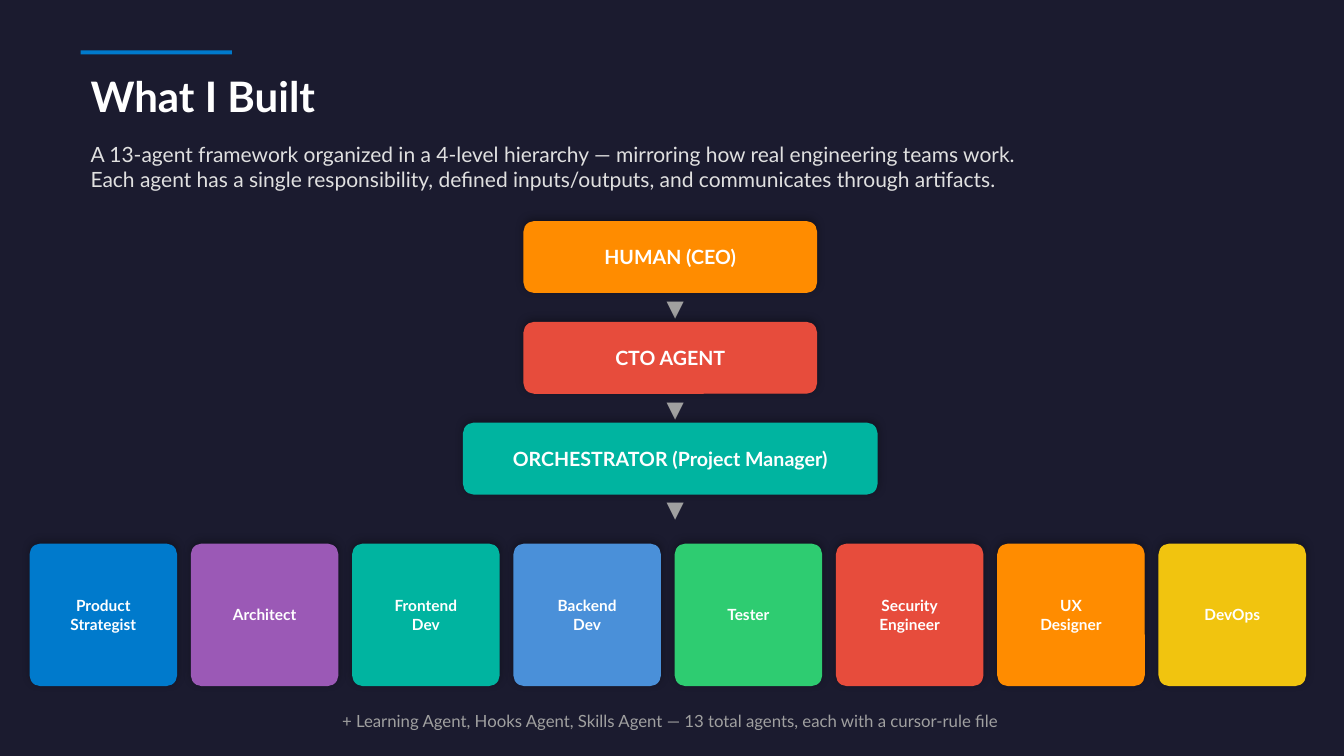
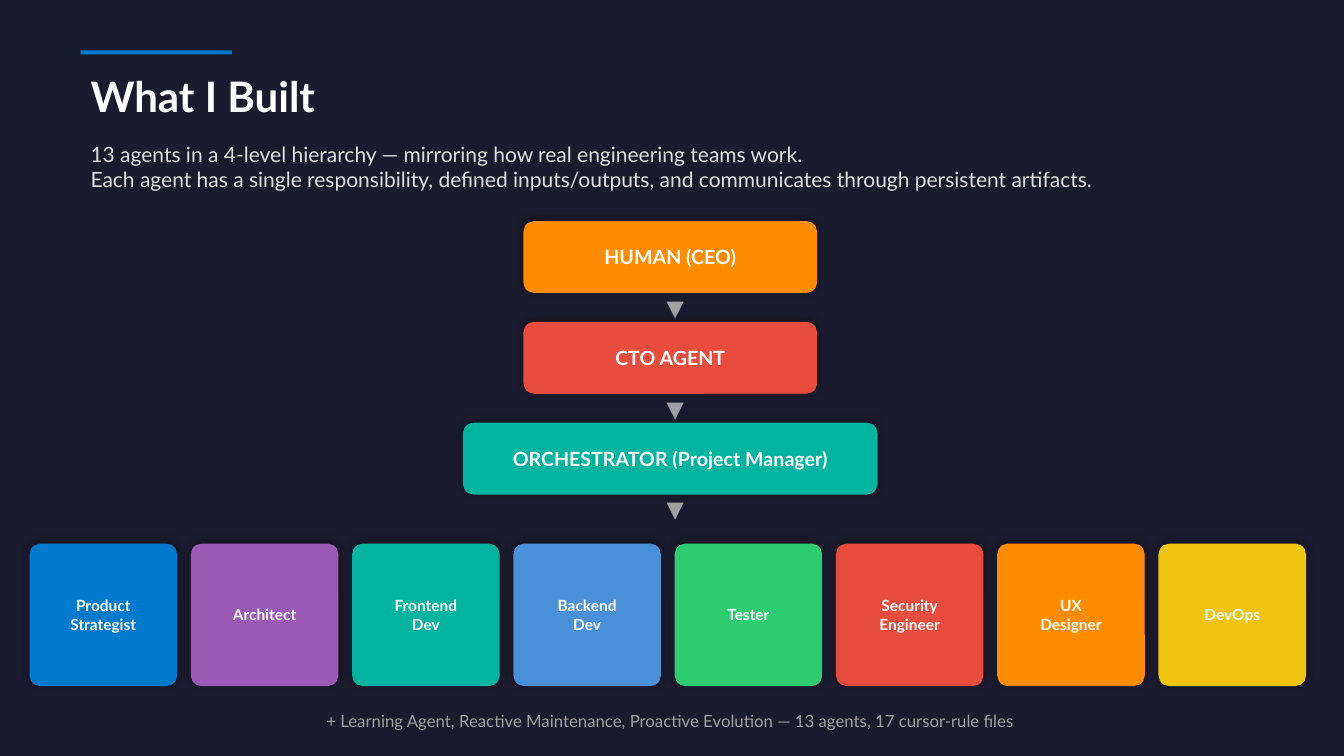
Before and after one commit to vijaykulkarni-qae/vijaykulkarni-qae, a slide deck: slide 3 of multi-agent-development-framework/MADF_Framework.pptx. Drawn at 1344x756 pixels with LibreOffice and Linux fonts; fonts in the diff are those of the drawing. Boxes give left, top, right and bottom in pixels: in the first picture for what was removed or moved away, otherwise in the second. Text is boxed around its words. In the diff, an @@ line names an element or a change of style, - is before the commit and + after.

```diff
--- a/multi-agent-development-framework/MADF_Framework.pptx
+++ b/multi-agent-development-framework/MADF_Framework.pptx
@@ text at [91,146,1092,191]: text changed @@
-A 13-agent framework organized in a 4-level hierarchy — mirroring how real engineering teams work.
-Each agent has a single responsibility, defined inputs/outputs, and communicates through artifacts.
+13 agents in a 4-level hierarchy — mirroring how real engineering teams work.
+Each agent has a single responsibility, defined inputs/outputs, and communicates through persistent artifacts.
@@ text at [340,714,1014,730]: text changed @@
-+ Learning Agent, Hooks Agent, Skills Agent — 13 total agents, each with a cursor-rule file
++ Learning Agent, Reactive Maintenance, Proactive Evolution — 13 agents, 17 cursor-rule files
```
Also in this commit, not shown: 3 other slides changed, 3 slides added, 2 slides removed, 2 other files.
